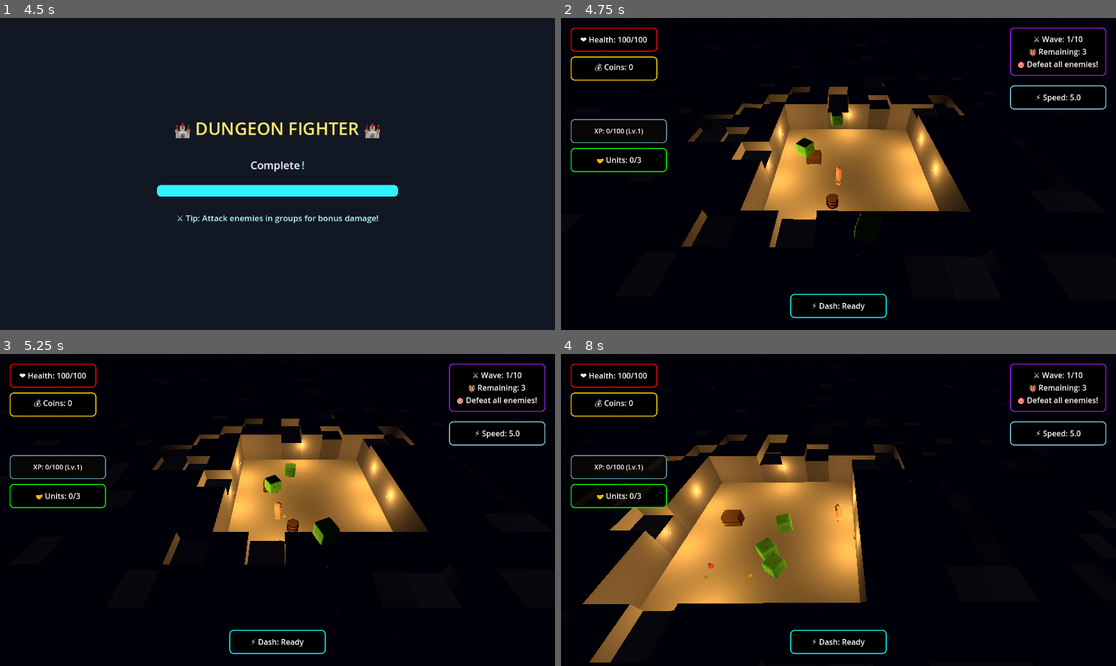
Above: before the commit, frames 1-4 (two rows, left to right).
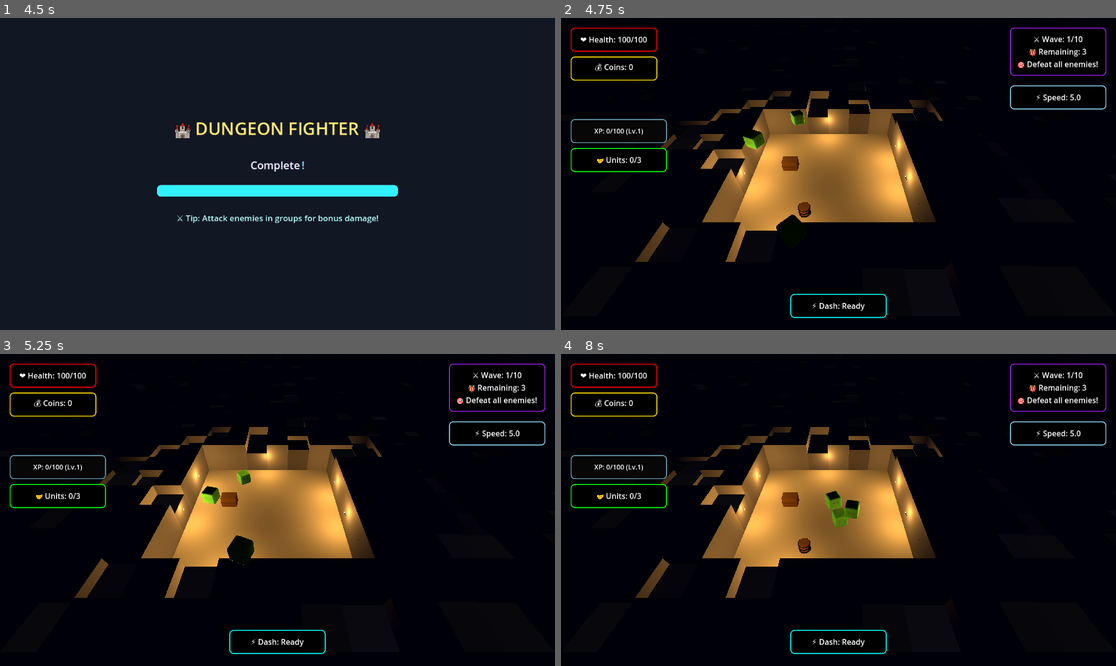
Above: after the commit, the same moments.

Repository: thaner66666666/game-1
Game: Godot game, scene res://Scenes/main.tscn
The game is run twice, just before and just after one commit, with the same random seed, the same clock (stepped at 60 frames per second) and the same inputs.
Inputs (mouse positions are in pixels of both pictures, inside the frame that each line leads up to):
- Up to frame 1 (4.5 s): tap Enter at 0.5, 4.25 s; move the mouse to (399, 158) at 0.52 s; hold D (move_right) 0.53-1.28 s; click (399, 158) at 0.6 s; tap Space (dash) at 0.8, 1.35, 3.5, 3.8, 4.35 s; move the mouse to (166, 189) at 1.27 s; hold S (move_down) 1.28-2.03 s; tap Q (drop_weapon) at 1.55 s; move the mouse to (333, 105) at 2.02 s; hold D (move_right) 2.03-2.78 s; hold Q (drop_weapon) 2.03-2.78 s; tap E (interaction) at 2.3, 2.85 s; move the mouse to (249, 236) at 2.77 s; hold W (move_up) 2.78-3.53 s; click (249, 236) at 3.05 s; move the mouse to (444, 220) at 3.52 s; hold A (move_left) from 3.53 s (still down); click (444, 220) at 3.6 s; tap F11 (toggle_fullscreen) at 4.15 s; move the mouse to (111, 127) at 4.27 s
- Up to frame 2 (4.75 s): keep holding A (move_left); tap Q (drop_weapon) at 4.55 s
- Up to frame 3 (5.25 s): move the mouse to (305, 510) at 5.02 s; release A (move_left) at 5.03 s; hold S (move_down) from 5.03 s (still down); hold Q (drop_weapon) from 5.03 s (still down); click (305, 510) at 5.17 s
- Up to frame 4 (8 s): tap E (interaction) at 5.3, 5.85 s; move the mouse to (755, 432) at 5.77 s; release S (move_down) at 5.78 s; release Q (drop_weapon) at 5.78 s; hold D (move_right) 5.78-6.53 s; click (755, 432) at 6.05 s; move the mouse to (960, 494) at 6.52 s; hold W (move_up) 6.53-7.28 s; click (960, 494) at 6.6 s; tap Space (dash) at 6.8, 7.35 s; move the mouse to (727, 525) at 7.27 s; hold D (move_right) from 7.28 s (still down); click (727, 525) at 7.42 s; tap Q (drop_weapon) at 7.55 s

Frame 1 is identical in both runs. In frame 2, 14% of the frame differs, in the area x 13-75%, y 20-79%; in frame 3, 15%; in frame 4, 23%, in the area x 1-69%, y 22-99%.
Error after the commit: Invalid access to property or key 'camera' on a base object of type 'Nil'. (res://dot)

Commit message:
controller

Diff:
--- a/dot gds/player.gd
+++ b/dot gds/player.gd
@@ -96,55 +96,11 @@
 	dash_charges_changed.emit(current_charges, max_charges)  # Re-emit for UI
 
 func _ready():
-	_setup_player()
-	# Initialize health component with proper starting health
-	var starting_health = 100  # Set your desired starting health here
-	health_component.setup(self, starting_health)
-	print("🔧 Player health initialized with: ", starting_health)
-	# Initialize components
-	if movement_component and movement_component.has_method("initialize"):
-		movement_component.initialize(self)
-	if combat_component and combat_component.has_method("initialize"):
-		combat_component.initialize(self, movement_component)
-	if stats_component and stats_component.has_method("get_max_health"):
-		health_component.setup(self, stats_component.get_max_health())
-	else:
-		health_component.setup(self, 100)
-	health_component.health_changed.connect(_on_health_changed)
-	health_component.player_died.connect(_on_player_died)
-	health_component.health_depleted.connect(_on_health_depleted)
-	progression_component.setup(self)
-	progression_component.show_level_up_choices.connect(_on_show_level_up_choices)
-	progression_component.stat_choice_made.connect(_on_stat_choice_made)
-	progression_component.xp_changed.connect(_on_xp_changed)
-	progression_component.coin_collected.connect(_on_coin_collected)
-	# Inventory system setup
-	if inventory_component and inventory_component.has_method("setup"):
-		inventory_component.setup(self)
-	if stats_component and stats_component.has_method("setup"):
-		stats_component.setup(self)
-	if movement_component and movement_component.has_method("set_animation_settings"):
-		movement_component.set_animation_settings({
-			"body_lean_strength": body_lean_strength,
-			"body_sway_strength": body_sway_strength,
-			"hand_swing_strength": hand_swing_strength,
-			"foot_step_strength": foot_step_strength,
-			"side_step_modifier": side_step_modifier
-		})
-	if movement_component:
-		movement_component.dash_charges_changed.connect(_on_dash_charges_changed)
-		movement_component.hand_animation_update.connect(_on_hand_animation_update)
-		movement_component.foot_animation_update.connect(_on_foot_animation_update)
-		movement_component.animation_state_changed.connect(_on_animation_state_changed)
-		movement_component.body_animation_update.connect(_on_body_animation_update)
-	if combat_component:
-		combat_component.attack_state_changed.connect(_on_combat_attack_state_changed)
-	progression_component.level_up_stats.connect(_on_level_up_stats) # Connect missing signal
-	_reset_blink_timer()
-	var config = CharacterGenerator.generate_random_character_config()
-	CharacterAppearanceManager.create_player_appearance(self, config)
-	print("🎨 Player skin tone: ", config["skin_tone"])
-	movement_component.reinitialize_feet()
+	# ... existing setup code ...
+	# Controller setup (put this ONCE at end of _ready)
+	Input.joy_connection_changed.connect(_on_controller_connection_changed)
+	_check_initial_controllers()
+
 
 func _setup_player():
 	add_to_group("player")
@@ -417,23 +373,52 @@
 		_:
 			CharacterAppearanceManager.set_mouth_neutral(mesh_instance)
 
-func _input(event):
-	# Add this to your existing _input function
-	if Input.is_action_just_pressed("toggle_fullscreen"):
-		if DisplayServer.window_get_mode() == DisplayServer.WINDOW_MODE_FULLSCREEN:
-			DisplayServer.window_set_mode(DisplayServer.WINDOW_MODE_WINDOWED)
-		else:
-			DisplayServer.window_set_mode(DisplayServer.WINDOW_MODE_FULLSCREEN)
-	if event.is_action_pressed("ui_text_completion_accept"):  # F1 key
-		var warrior_config = CharacterGenerator.generate_character_by_type("warrior")
-		set_character_appearance(warrior_config)
-	if event.is_action_pressed("drop_weapon"):
-		if WeaponManager.is_weapon_equipped():
-			var weapon_resource = WeaponManager.get_current_weapon()
-			if weapon_resource:
-				if LootManager:
-					LootManager.drop_weapon(global_position, weapon_resource)
-				WeaponManager.unequip_weapon()
+# --- Controller/Keyboard Movement Input ---
+func get_movement_input() -> Vector2:
+	var input_vector = Vector2.ZERO
+	input_vector.x = Input.get_action_strength("move_right") - Input.get_action_strength("move_left")
+	input_vector.y = Input.get_action_strength("move_down") - Input.get_action_strength("move_up")
+	# Apply deadzone for controllers
+	if input_vector.length() < 0.2:
+		input_vector = Vector2.ZERO
+	return input_vector
+
+func _check_initial_controllers():
+	var connected_controllers = Input.get_connected_joypads()
+	print("🎮 Controllers detected: ", connected_controllers.size())
+	for i in connected_controllers:
+		var controller_name = Input.get_joy_name(i)
+		print("🎮 Controller ", i, ": ", controller_name)
+
+
+func _on_controller_connection_changed(device_id: int, connected: bool):
+	if connected:
+		print("🎮 Controller ", device_id, " connected: ", Input.get_joy_name(device_id))
+	else:
+		print("🎮 Controller ", device_id, " disconnected")
+
+
+func add_controller_feedback(strength: float = 0.5, duration: float = 0.2):
+	var connected_controllers = Input.get_connected_joypads()
+	for controller_id in connected_controllers:
+		Input.start_joy_vibration(controller_id, strength, strength, duration)
+
+func _input(_event):  # Add underscore to suppress unused parameter warning
+	# Enhanced input checking for controller/keyboard
+	if Input.is_action_just_pressed("attack"):
+		if combat_component and combat_component.has_method("perform_attack"):
+			combat_component.perform_attack()
+			add_controller_feedback(0.3, 0.1)  # Light vibration for attack
+
+	if Input.is_action_just_pressed("dash"):
+		if movement_component and movement_component.has_method("perform_dash"):
+			movement_component.perform_dash()
+			add_controller_feedback(0.5, 0.2)  # Medium vibration for dash
+
+	if Input.is_action_just_pressed("interaction"):
+		interact_with_nearest()
+		add_controller_feedback(0.2, 0.1)  # Light vibration for interaction
+
 
 func _physics_process(delta):
 	if is_dead:
@@ -441,6 +426,12 @@
 
 	movement_component.handle_mouse_look()
 
+	# Pass movement input to movement component
+	var movement_input = get_movement_input()
+	if movement_component.has_method("set_movement_input"):
+		movement_component.set_movement_input(movement_input)
+
+	# ... rest of your _physics_process code ...
 	if movement_component.is_being_knocked_back:
 		movement_component.handle_knockback(delta)
 		movement_component.apply_gravity(delta)
@@ -452,6 +443,7 @@
 	movement_component.handle_dash_cooldown(delta)
 	_handle_invulnerability(delta)
 	_handle_advanced_blinking(delta)
+
 
 func _handle_invulnerability(delta: float):
 	var still_invulnerable = health_component.update_invulnerability(delta)
@@ -546,3 +538,14 @@
 			movement_component.apply_knockback_from_enemy(from)
 	else:
 		print("❌ ERROR: health_component not found or missing take_damage method!")
+
+
+func interact_with_nearest():
+	"""Handle interaction with nearby objects like weapon pickups"""
+	if nearby_weapon_pickup:
+		print("🎮 Interacting with weapon pickup: ", nearby_weapon_pickup)
+		# Add your weapon pickup logic here
+		if WeaponManager and WeaponManager.has_method("pickup_weapon"):
+			WeaponManager.pickup_weapon(nearby_weapon_pickup)
+	else:
+		print("🎮 No nearby objects to interact with")
--- a/project.godot
+++ b/project.godot
@@ -33,31 +33,37 @@
 move_up={
 "deadzone": 0.2,
 "events": [Object(InputEventKey,"resource_local_to_scene":false,"resource_name":"","device":0,"window_id":0,"alt_presse …(189 unchanged characters)…
+, Object(InputEventJoypadMotion,"resource_local_to_scene":false,"resource_name":"","device":-1,"axis":1,"axis_value":-1.0,"script":null)
 ]
 }
 move_down={
 "deadzone": 0.2,
 "events": [Object(InputEventKey,"resource_local_to_scene":false,"resource_name":"","device":0,"window_id":0,"alt_presse …(189 unchanged characters)…
+, Object(InputEventJoypadMotion,"resource_local_to_scene":false,"resource_name":"","device":-1,"axis":1,"axis_value":1.0,"script":null)
 ]
 }
 move_left={
 "deadzone": 0.2,
 "events": [Object(InputEventKey,"resource_local_to_scene":false,"resource_name":"","device":0,"window_id":0,"alt_presse …(189 unchanged characters)…
+, Object(InputEventJoypadMotion,"resource_local_to_scene":false,"resource_name":"","device":-1,"axis":0,"axis_value":-1.0,"script":null)
 ]
 }
 move_right={
 "deadzone": 0.2,
 "events": [Object(InputEventKey,"resource_local_to_scene":false,"resource_name":"","device":0,"window_id":0,"alt_presse …(189 unchanged characters)…
+, Object(InputEventJoypadMotion,"resource_local_to_scene":false,"resource_name":"","device":-1,"axis":0,"axis_value":1.0,"script":null)
 ]
 }
 attack={
 "deadzone": 0.2,
 "events": [Object(InputEventMouseButton,"resource_local_to_scene":false,"resource_name":"","device":-1,"window_id":0,"a …(253 unchanged characters)…
+, Object(InputEventJoypadMotion,"resource_local_to_scene":false,"resource_name":"","device":-1,"axis":5,"axis_value":1.0,"script":null)
 ]
 }
 dash={
 "deadzone": 0.2,
 "events": [Object(InputEventKey,"resource_local_to_scene":false,"resource_name":"","device":0,"window_id":0,"alt_presse …(189 unchanged characters)…
+, Object(InputEventJoypadButton,"resource_local_to_scene":false,"resource_name":"","device":-1,"button_index":0,"pressure":0.0,"pressed":true,"script":null)
 ]
 }
 drop_weapon={
@@ -68,6 +74,7 @@
 interaction={
 "deadzone": 0.2,
 "events": [Object(InputEventKey,"resource_local_to_scene":false,"resource_name":"","device":0,"window_id":0,"alt_presse …(189 unchanged characters)…
+, Object(InputEventJoypadButton,"resource_local_to_scene":false,"resource_name":"","device":-1,"button_index":1,"pressure":0.0,"pressed":true,"script":null)
 ]
 }
 toggle_fullscreen={
